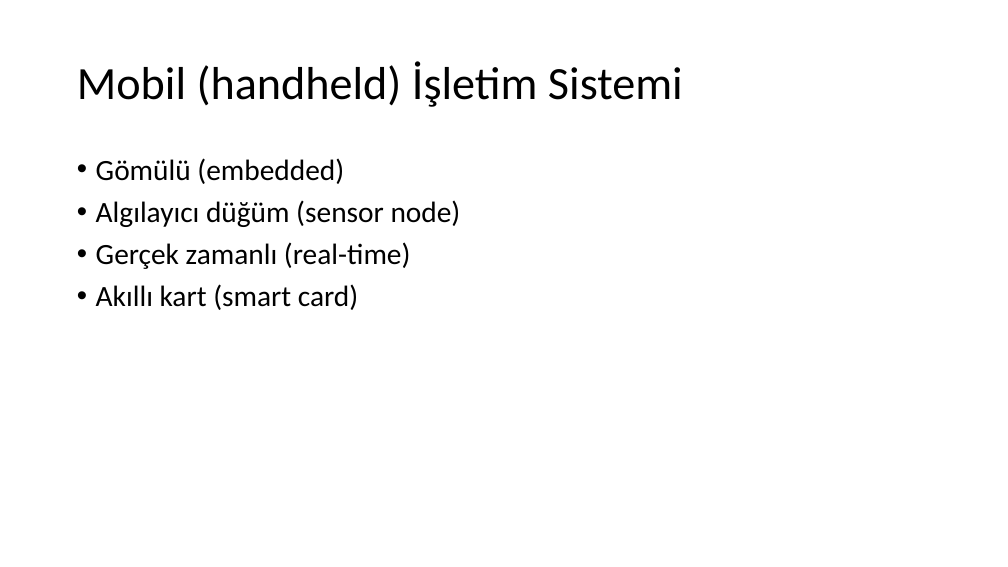
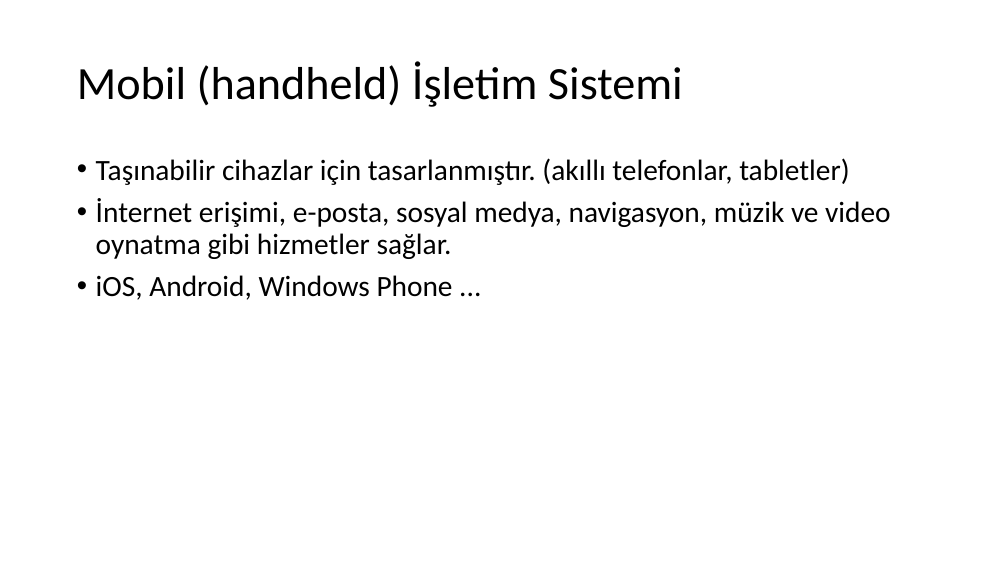
Before and after one commit to sercankulcu/sercankulcu.github.io, a slide deck: slide 52 of assets/teaching/os/1_Bolum_1_Giris.pptx (slide 51 before the commit). Drawn at 1008x567 pixels with LibreOffice and Linux fonts; fonts in the diff are those of the drawing. Boxes give left, top, right and bottom in pixels: in the first picture for what was removed or moved away, otherwise in the second. Text is boxed around its words. In the diff, an @@ line names an element or a change of style, - is before the commit and + after.

```diff
--- a/assets/teaching/os/1_Bolum_1_Giris.pptx
+++ b/assets/teaching/os/1_Bolum_1_Giris.pptx
@@ text at (x1=96, y1=158, x2=891, y2=300): text changed @@
-• Gömülü (embedded)
-• Algılayıcı düğüm (sensor node)
-• Gerçek zamanlı (real-time)
-• Akıllı kart (smart card)
+• Taşınabilir cihazlar için tasarlanmıştır. (akıllı telefonlar, tabletler)
+• İnternet erişimi, e-posta, sosyal medya, navigasyon, müzik ve video oynatma gibi hizmetler sağlar.
+• iOS, Android, Windows Phone ...
```
Also in this commit, not shown: 6 other slides changed, 3 slides added, 3 other files.
